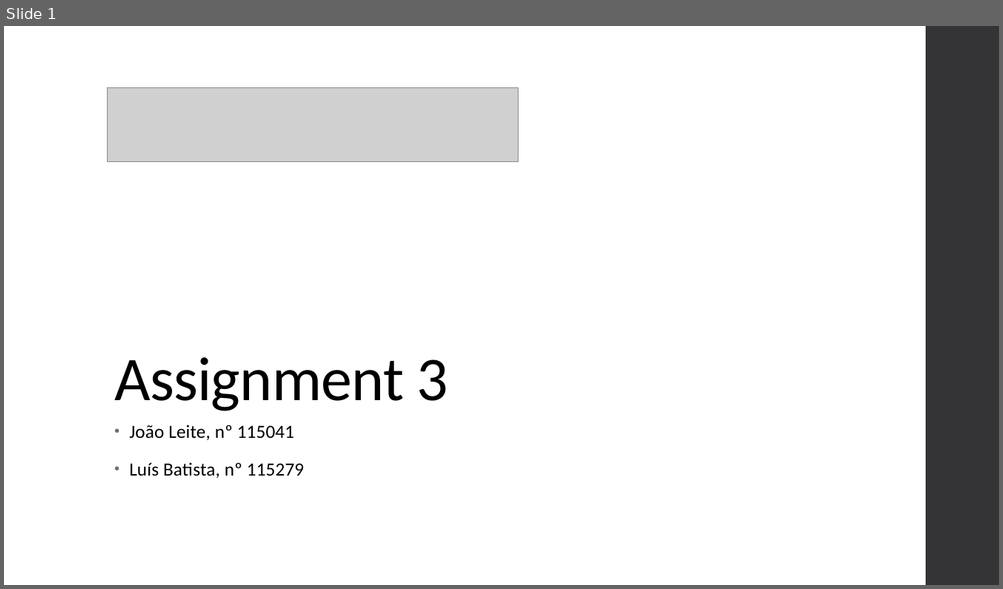
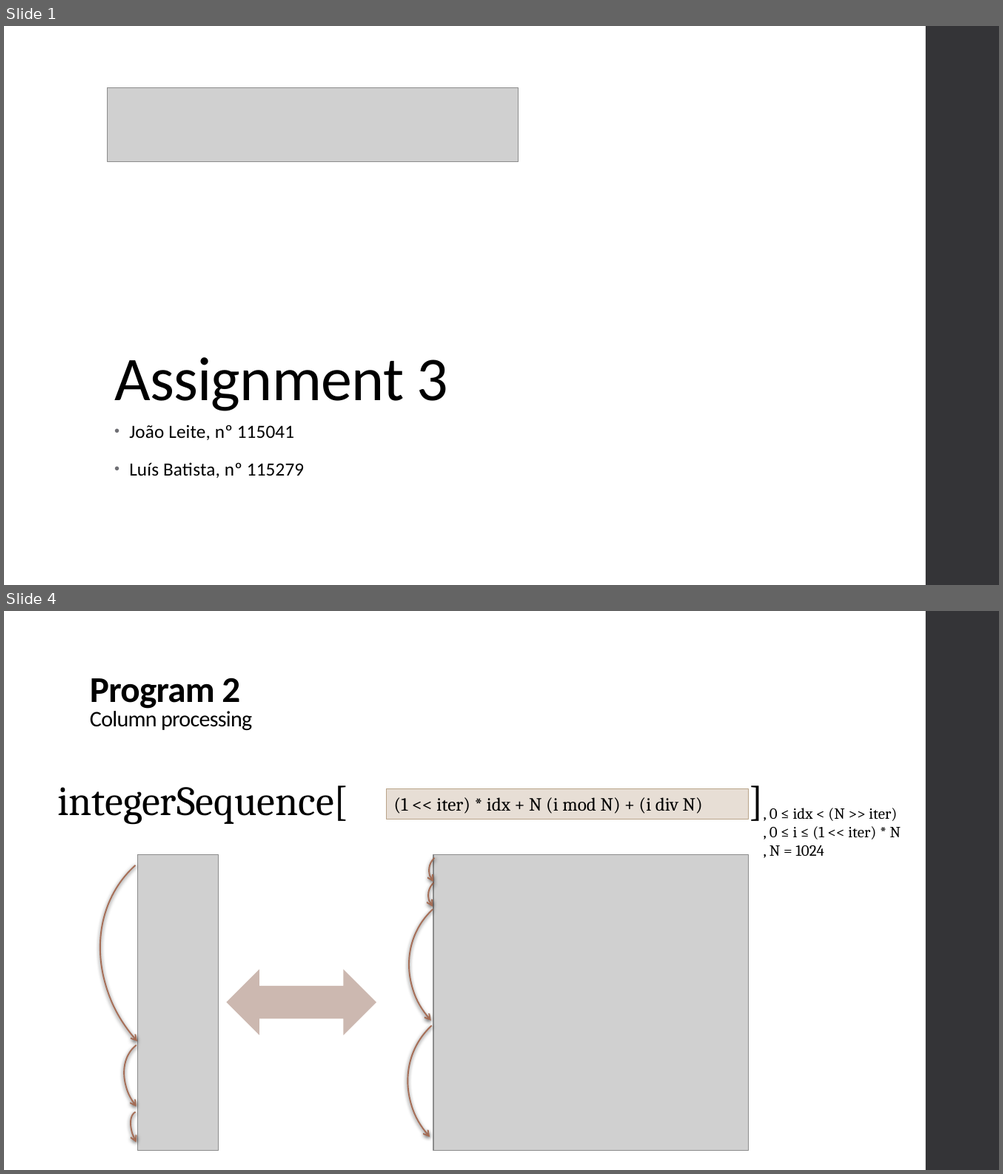
Before and after one commit to xL1fer/CLE_2022_2023, a slide deck: CLE3_T3G5/present.pptx. Shown one above the other, each under a label of ours: slide 1 before the commit, slides 1 and 4 after it; the slides between them are not shown. The pictures are 1003x589 and 1003x1174 pixels, drawn with LibreOffice and Linux fonts; fonts in the diff are those of the drawing; grey boxes stand for pictures. Boxes give left, top, right and bottom in pixels: in the first picture for what was removed or moved away, otherwise in the second. Text is boxed around its words. In the diff, an @@ line names an element or a change of style, - is before the commit and + after.

```diff
--- a/CLE3_T3G5/present.pptx
+++ b/CLE3_T3G5/present.pptx
@@ slide 4 added at box(4, 611, 999, 1170), background #FFFFFF; not listed: 1 template element that a slide beside it also shows @@
@@ text added at box(90, 678, 252, 730), 21.4 pt, text #000000 @@
+Program 2
+Column processing
@@ text added at box(57, 786, 348, 825), 40 pt, text #000000 @@
+integerSequence[
@@ text added at box(741, 771, 770, 828), 40 pt, text #000000 @@
+]
@@ arc (boxed as its full ellipse) added at box(48, 789, 398, 1141), outline #A66B52 1.35 pt @@
@@ rectangle added at box(387, 789, 748, 819), fill #E7DED5, outline #B9A489 0.75 pt, 18 pt, text #000000 @@
+(1 << iter) * idx + N (i mod N) + (i div N)
@@ text added at box(769, 808, 901, 856), 15 pt, text #000000 @@
+, 0 ≤ idx < (N >> iter)
+, 0 ≤ i ≤ (1 << iter) * N
+, N = 1024
@@ arc (boxed as its full ellipse) added at box(422, 846, 470, 894), outline #A66B52 1.35 pt @@
@@ picture added at box(137, 855, 218, 1150) @@
@@ arc (boxed as its full ellipse) added at box(376, 858, 599, 1082), outline #A66B52 1.35 pt @@
@@ arc (boxed as its full ellipse) added at box(421, 872, 469, 920), outline #A66B52 1.35 pt @@
@@ picture added at box(433, 855, 748, 1150) @@
@@ left right arrow added at box(226, 970, 376, 1037), fill #9B7362 at 50% opacity @@
@@ arc (boxed as its full ellipse) added at box(375, 974, 597, 1170), outline #A66B52 1.35 pt @@
@@ arc (boxed as its full ellipse) added at box(107, 1022, 226, 1146), outline #A66B52 1.35 pt @@
@@ arc (boxed as its full ellipse) added at box(123, 1106, 173, 1167), outline #A66B52 1.35 pt @@
```
Also in this commit, not shown: 2 slides changed, 2 other slides added, 4 slides removed.
